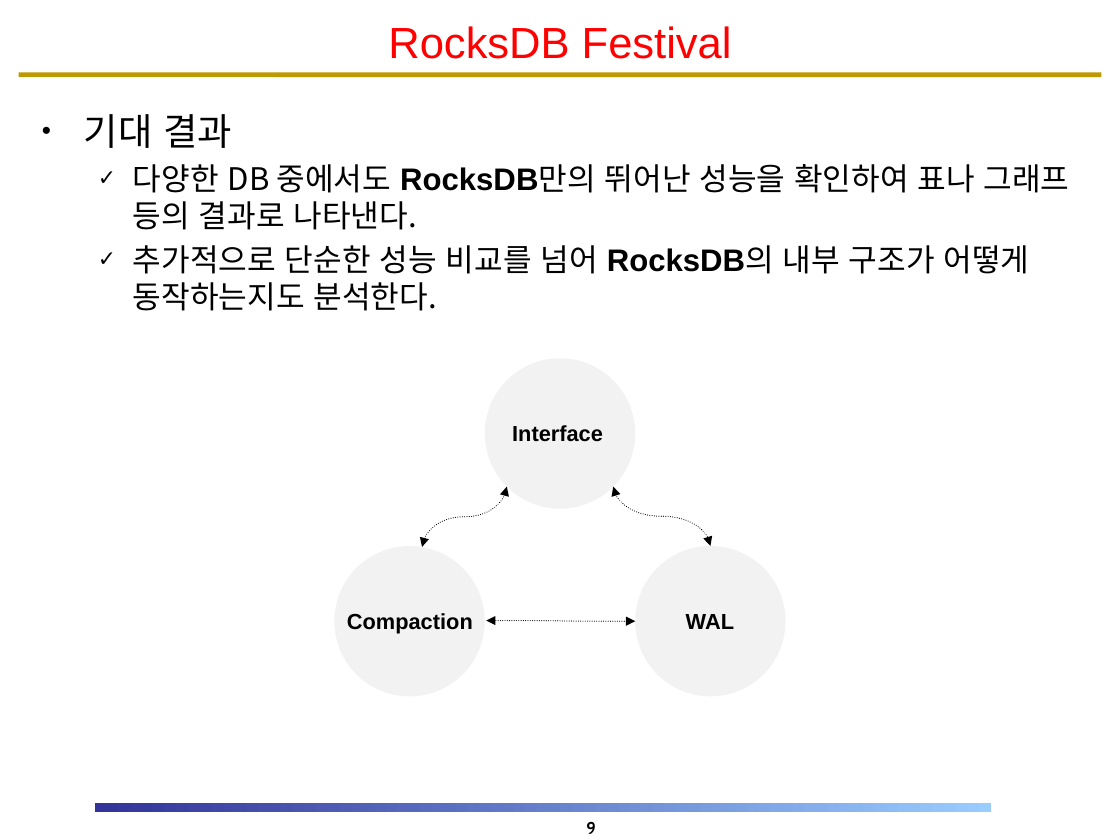
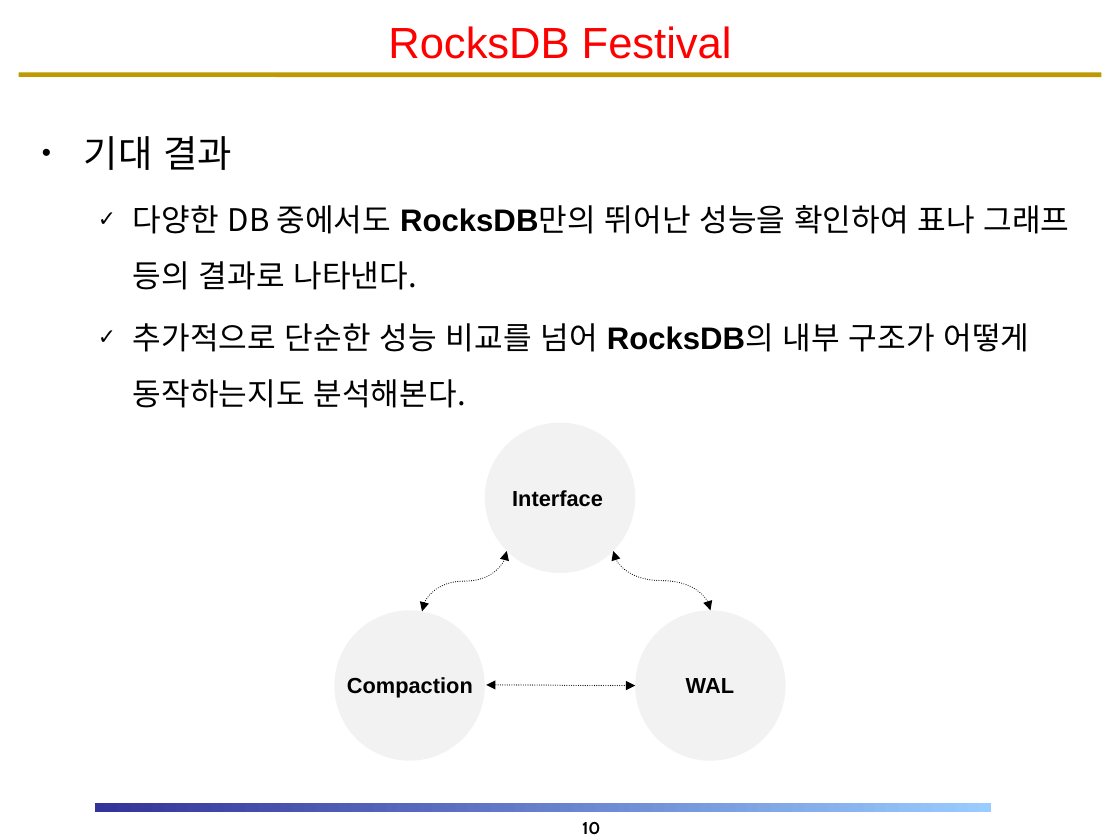
Before and after one commit to DKU-StarLab/RocksDB_Festival, a slide deck: slide 10 of RF7_Team_Interface/RocksDB_Festival_BGR.pptx (slide 9 before the commit). Drawn at 1120x840 pixels with LibreOffice and Linux fonts; fonts in the diff are those of the drawing; background and template pictures are left out. Boxes give left, top, right and bottom in pixels: in the first picture for what was removed or moved away, otherwise in the second. Text is boxed around its words. In the diff, an @@ line names an element or a change of style, - is before the commit and + after.

```diff
--- a/RF7_Team_Interface/RocksDB_Festival_BGR.pptx
+++ b/RF7_Team_Interface/RocksDB_Festival_BGR.pptx
@@ text at (84,136,1070,290): line spacing 1 to 1.5 @@
@@ text at (133,323,1029,408): text changed @@
-  ✓ 추가적으로 단순한 성능 비교를 넘어 RocksDB의 내부 구조가 어떻게 동작하는지도 분석한다.
+  ✓ 추가적으로 단순한 성능 비교를 넘어 RocksDB의 내부 구조가 어떻게 동작하는지도 분석해본다.
@@ 3 texts, 3 ellipses, 3 curved double arrows: place and size @@
-3 texts, 3 ellipses, 3 curved double arrows at (305,358,785,725)
+3 texts, 3 ellipses, 3 curved double arrows at (305,422,785,790)
@@ page number at (582,822,600,835): text changed @@
-9
+10
```
Also in this commit, not shown: 6 other slides changed, 2 slides added, 1 slide removed, 1 other file.
